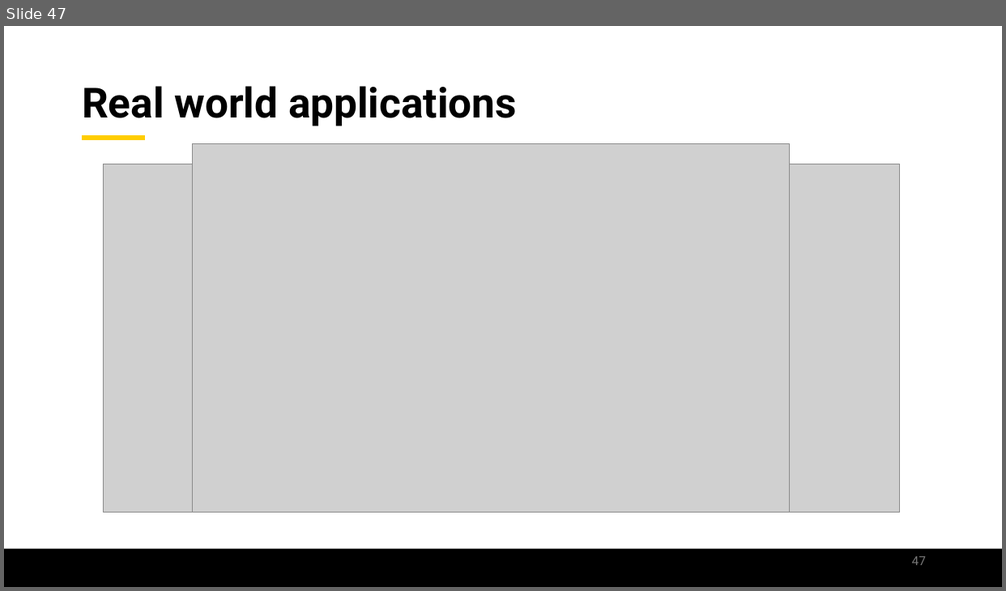
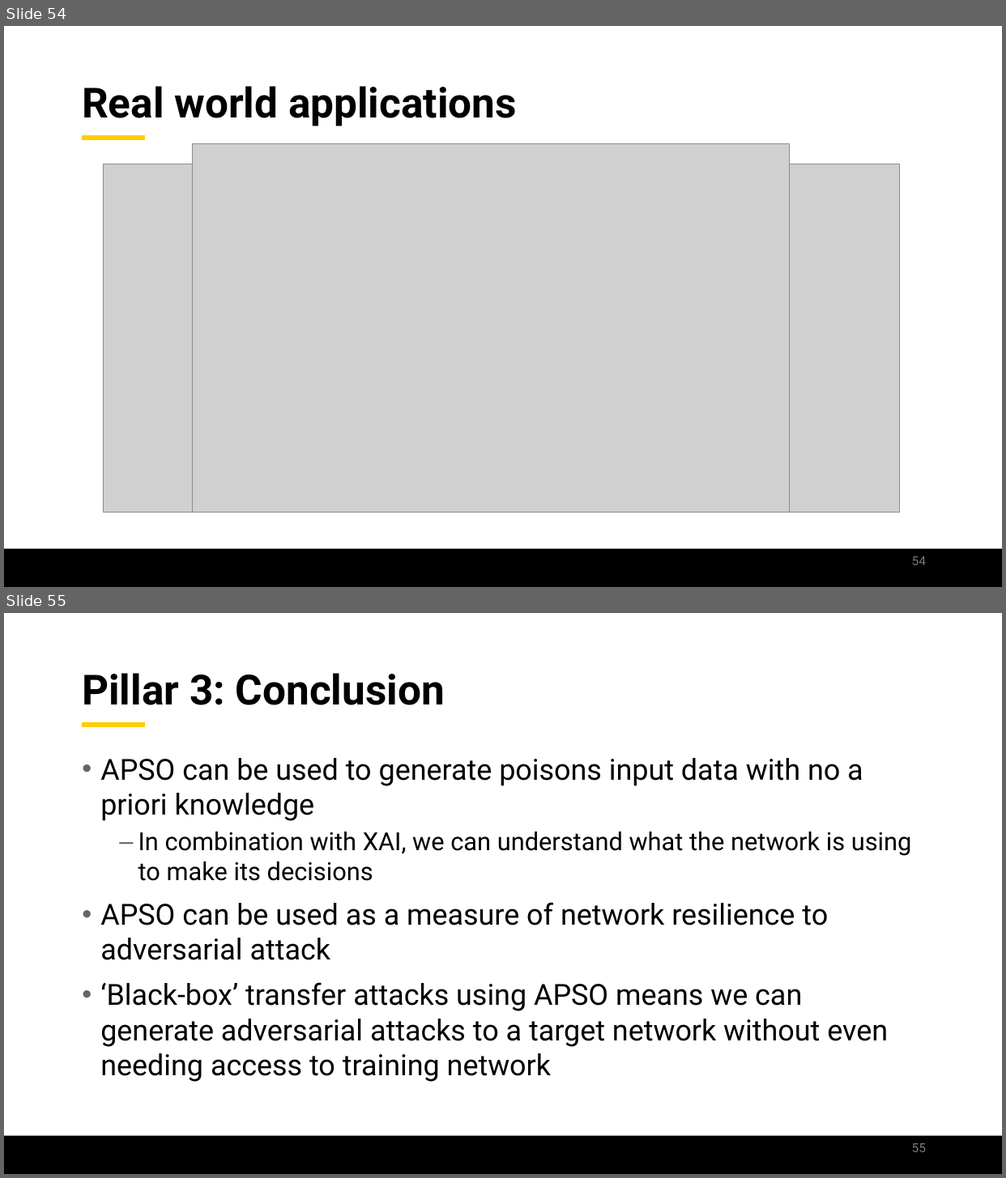
Before and after one commit to jamilgafur/Presentation, a slide deck: Presentation.pptx. Shown one above the other, each under a label of ours: slide 47 before the commit, slides 54 and 55 after it. The pictures are 1006x591 and 1006x1178 pixels, drawn with LibreOffice and Linux fonts; fonts in the diff are those of the drawing; grey boxes stand for pictures; background and template pictures are left out. Boxes give left, top, right and bottom in pixels: in the first picture for what was removed or moved away, otherwise in the second. Text is boxed around its words. In the diff, an @@ line names an element or a change of style, - is before the commit and + after.

```diff
--- a/Presentation.pptx
+++ b/Presentation.pptx
@@ slide 55 added at <box>4,613,1002,1174</box>, background #FFFFFF; not listed: 2 template elements that a slide beside it also shows @@
@@ title added at <box>82,673,445,705</box>, 40 pt, text #000000, bold @@
+Pillar 3: Conclusion
@@ text added at <box>100,758,912,1082</box>, 28 pt, text #000000 @@
+• APSO can be used to generate poisons input data with no a priori knowledge
+  ‒ In combination with XAI, we can understand what the network is using to make its decisions
+• APSO can be used as a measure of network resilience to adversarial attack
+• ‘Black-box’ transfer attacks using APSO means we can generate adversarial attacks to a target network without even needing access to training network
@@ page number added at <box>912,1144,926,1152</box>, 12 pt, text #797979 @@
+55
@@ what was slide 47 is now slide 54 @@
@@ page number at <box>912,557,926,565</box>: text changed @@
-47
+54
```
Also in this commit, not shown: 9 slides changed, 10 other slides added, 3 slides removed.
